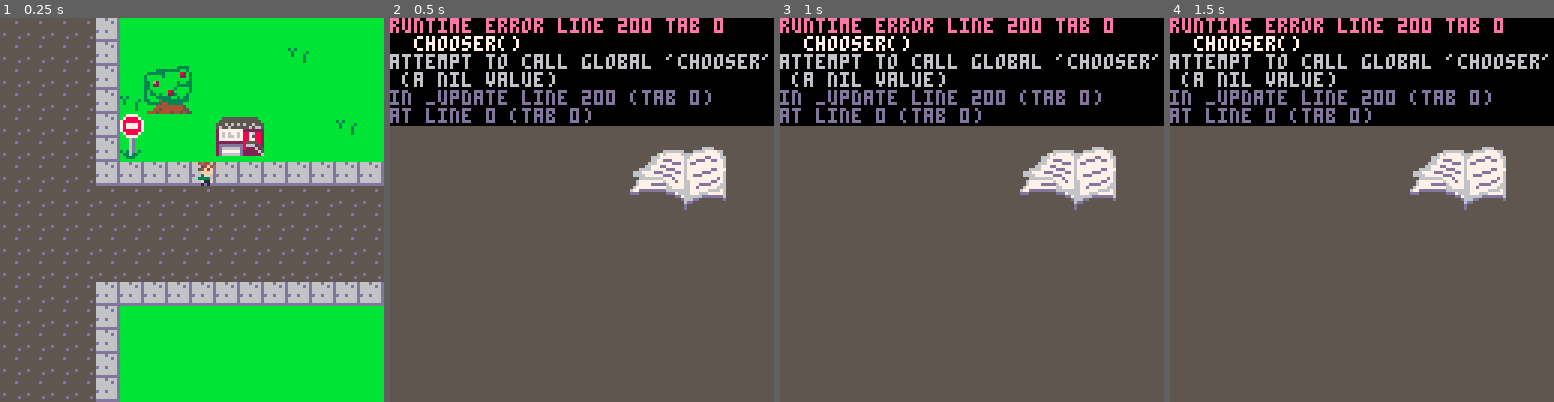
Above: before the commit, frames 1-4 (left to right).
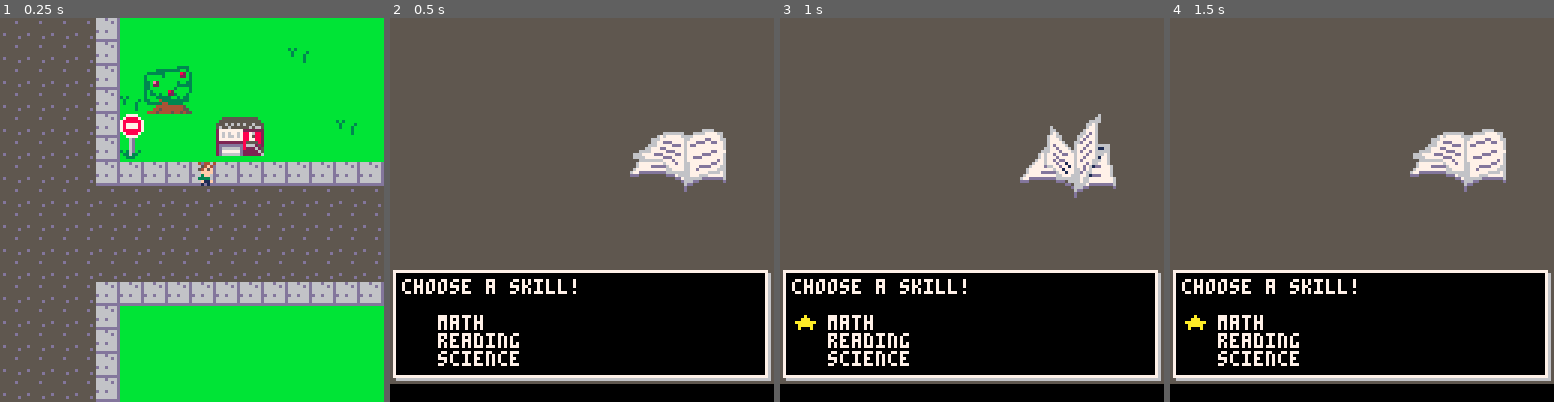
Above: after the commit, the same moments.

Repository: Toofty5/pico8
Game: PICO-8 cartridge tq.p8
Same seed, same stepped clock (60 frames per second), same inputs: the game is played once before the commit and once after it.
Inputs:
- Up to frame 1 (0.25 s): no input
- Up to frame 2 (0.5 s): tap X (X key) at 0.33 s
- Up to frame 3 (1 s): no input
- Up to frame 4 (1.5 s): tap X (X key) at 1.07 s

Frame 1 is identical in both runs. In frame 2, 64% of the frame differs, in the area x 0-100%, y 0-100%; in frame 3, 64%; in frame 4, 64%.
Error before the commit: runtime error line 200 tab 0; chooser(); attempt to call global 'chooser' (a nil value)

Commit message:
Restoring this mess

Diff:
--- a/tq.p8
+++ b/tq.p8
@@ -200,7 +200,8 @@
 function update_fight()
 	if fight_state=="main" then
 		fight_ui={ui_hw_main}
-		chooser() //coroutine this
+
+
 	end
 
 	t+=1
@@ -211,6 +212,7 @@
 	draw_enemy()
 	for obj in all(fight_ui) do
 		draw_ui(obj)
+		chooser()
 	end
 
 end
@@ -245,6 +247,16 @@
 function update_ui()
 end
 
+function chooser()
+	if btnp(⬆️) and sel > 0 then
+		sel-=1 end
+	if btnp(⬇️) and sel < 3 then
+		sel+=1 end
+	if btnp(❎) then
+		choice=sel
+		sel=0
+	end
+end
 -->8
 --helper functions
 
